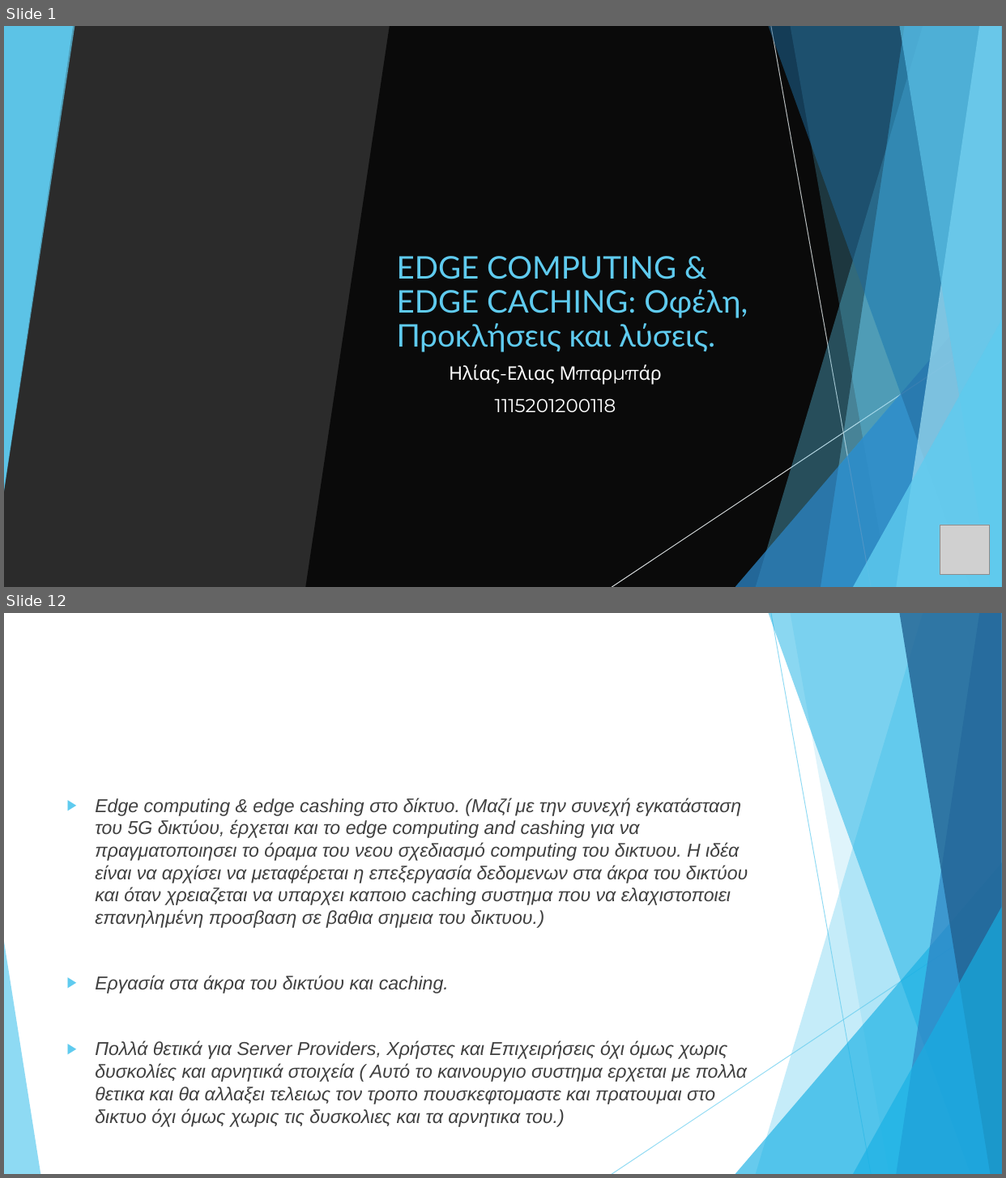
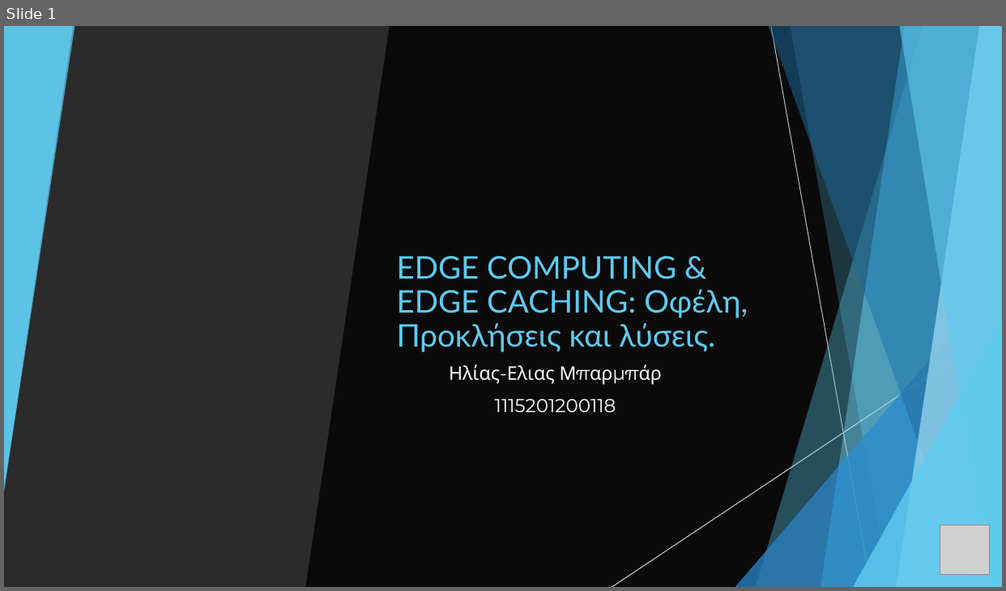
Before and after one commit to IliasBarmpar/Edge-Computing-and-Edge-Caching-Presentation-uni-course, a slide deck: Παρουσίαση Edge Computing & Edge Caching.pptx. Shown one above the other, each under a label of ours: slides 1 and 12 before the commit, slide 1 after it; the slides between them are not shown. The pictures are 1006x1178 and 1006x591 pixels, drawn with LibreOffice and Linux fonts; fonts in the diff are those of the drawing; grey boxes stand for pictures; background and template pictures are left out; a plain dark background stands for a picture behind light text. Boxes give left, top, right and bottom in pixels: in the first picture for what was removed or moved away, otherwise in the second. Text is boxed around its words. In the diff, an @@ line names an element or a change of style, - is before the commit and + after.

```diff
--- a/Παρουσίαση Edge Computing & Edge Caching.pptx
+++ b/Παρουσίαση Edge Computing & Edge Caching.pptx
@@ slide 12 removed at (x1=4, y1=613, x2=1002, y2=1174), background #FFFFFF; not listed: 9 template elements that a slide beside it also shows @@
@@ text removed at (x1=95, y1=798, x2=748, y2=1105) @@
-▶ Edge computing & edge cashing στο δίκτυο. (Μαζί με την συνεχή εγκατάσταση του 5G δικτύου, έρχεται και το edge computing and cashing για να πραγματοποιησει το όραμα του νεου σχεδιασμό computing του δικτυου. Η ιδέα είναι να αρχίσει να μεταφέρεται η επεξεργασία δεδομενων στα άκρα του δικτύου και όταν χρειαζεται να υπαρχει καποιο caching συστημα που να ελαχιστοποιει επανηλημένη προσβαση σε βαθια σημεια του δικτυου.)
-▶ Εργασία στα άκρα του δικτύου και caching.
-▶ Πολλά θετικά για Server Providers, Χρήστες και Επιχειρήσεις όχι όμως χωρις δυσκολίες και αρνητικά στοιχεία ( Αυτό το καινουργιο συστημα ερχεται με πολλα θετικα και θα αλλαξει τελειως τον τροπο πουσκεφτομαστε και πρατουμαι στο δικτυο όχι όμως χωρις τις δυσκολιες και τα αρνητικα του.)
@@ triangle removed at (x1=4, y1=942, x2=40, y2=1174) @@
```
Also in this commit, not shown: 3 slides changed, 4 slides added, 7 other slides removed, 2 other files.
